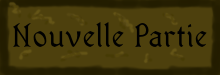
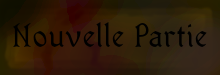
Layered file, before and after one edit (220px x 75px). Changes by layer:
painted on "Defaults" over 0, 0, 220, 75
removed layer "Border" over 0, 0, 220, 75
added layer "Smooth" above "Border" over 1, 4, 216, 72
renamed "Arrière-plan" to "Border", painted on it over 0, 0, 220, 75
added layer "Background" over 0, 0, 220, 75
